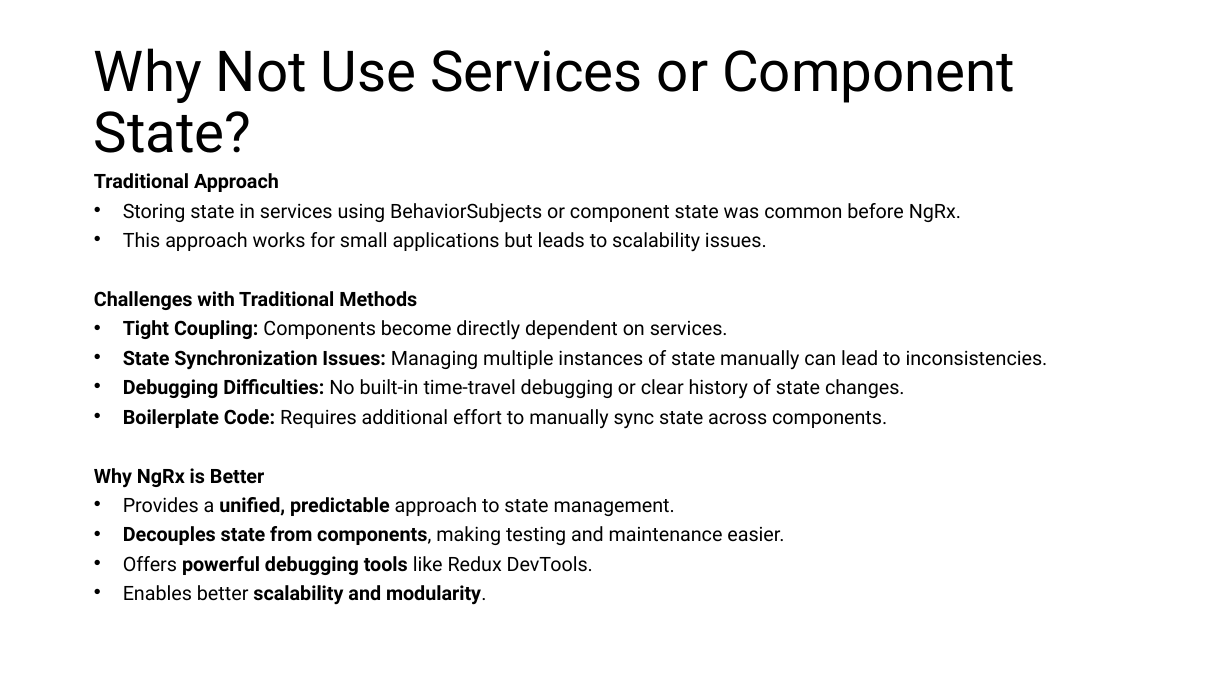
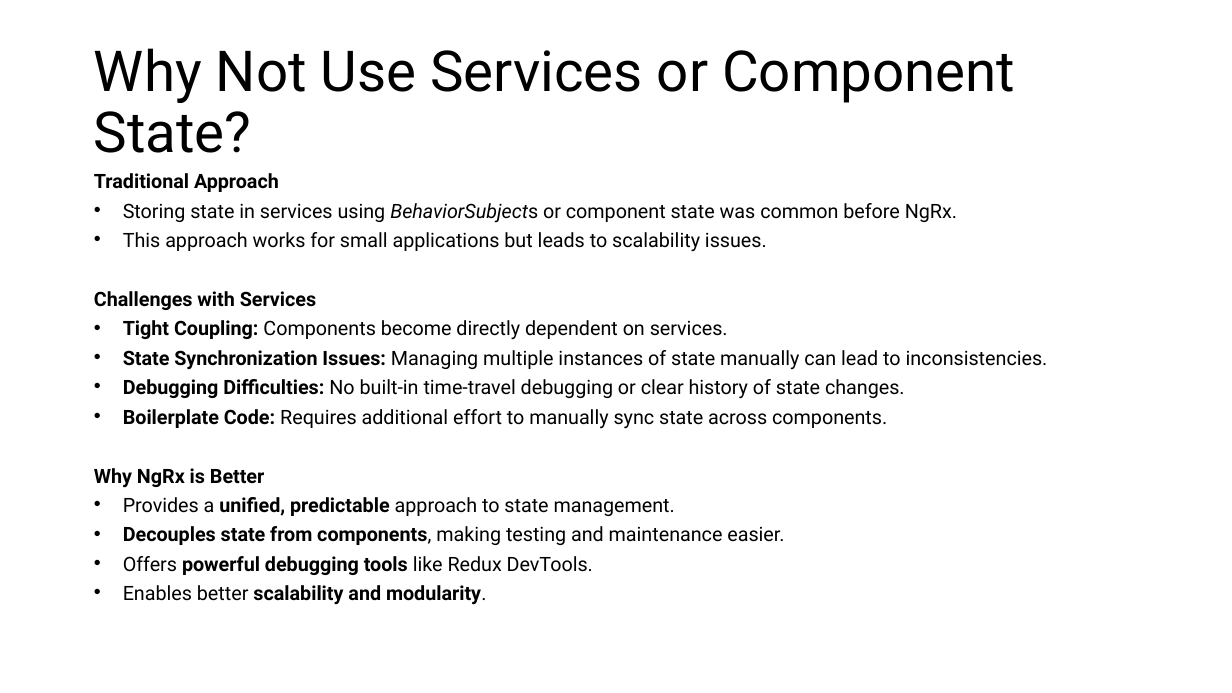
Before and after one commit to egliloris/movie-center-x, a slide deck: slide 5 of NgRx Workshop.pptx. Drawn at 1232x693 pixels with LibreOffice and Linux fonts; fonts in the diff are those of the drawing. Boxes give left, top, right and bottom in pixels: in the first picture for what was removed or moved away, otherwise in the second. Text is boxed around its words. In the diff, an @@ line names an element or a change of style, - is before the commit and + after.

```diff
--- a/NgRx Workshop.pptx
+++ b/NgRx Workshop.pptx
@@ text at bbox=[123, 203, 957, 223]: italic on in "BehaviorSubjects" @@
@@ text at bbox=[94, 291, 316, 310]: text changed @@
-Challenges with Traditional Methods
+Challenges with Services
```
Also in this commit, not shown: 7 other slides changed.
